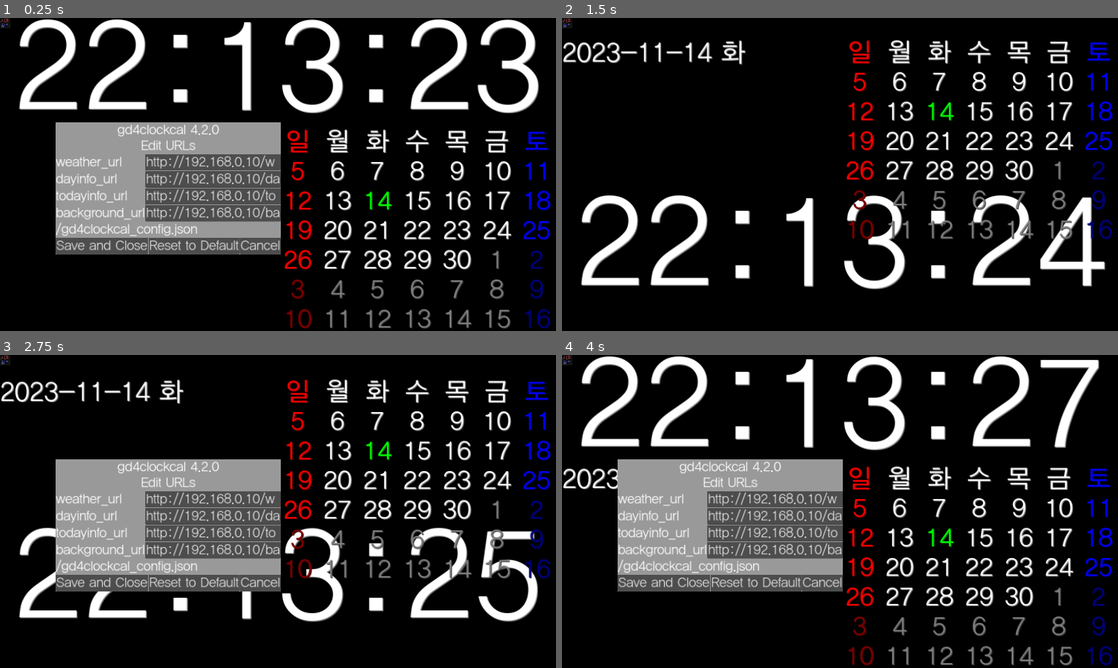
Above: before the commit, frames 1-4 (two rows, left to right).
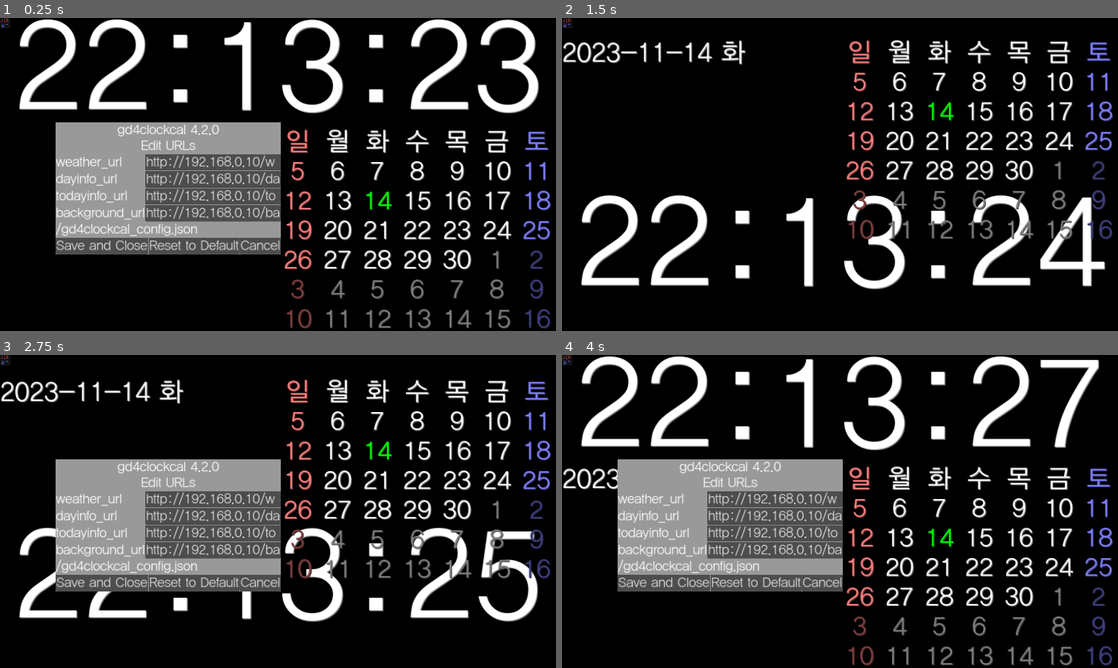
Above: after the commit, the same moments.

Repository: kasworld/gd4clockcal
Game: Godot game, scene res://main.tscn
Two runs of this game, one before a commit and one after it. Both use one fixed random seed, a clock stepped at 60 frames per second and the inputs below.
Inputs (mouse positions are in pixels of both pictures, inside the frame that each line leads up to):
- Up to frame 1 (0.25 s): no input
- Up to frame 2 (1.5 s): tap Enter at 0.5, 0.6, 1.35 s; move the mouse to (962, 158) at 0.52 s; hold Up 0.53-1.28 s; click (962, 158) at 0.67 s; tap Space at 0.77 s; move the mouse to (728, 190) at 1.27 s
- Up to frame 3 (2.75 s): tap Space at 1.52 s; move the mouse to (333, 442) at 2.02 s; hold Up from 2.03 s (still down); tap Enter at 2.1 s
- Up to frame 4 (4 s): move the mouse to (812, 574) at 2.77 s; tap Enter at 2.85, 3.6 s; click (812, 574) at 2.92 s; tap Space at 3.02, 3.77 s; move the mouse to (1006, 558) at 3.52 s; release Up at 3.53 s

The runs differ from the first frame. In frame 1, 1.4% of the frame differs, in the area x 51-100%, y 35-100%; in frame 2, 1.4%, in the area x 51-100%, y 7-71%; in frame 3, 1.4%; in frame 4, 1.4%.
Error in both runs: Attempt to call function 'store_line' in base 'null instance' on a null instance. (res://config.gd:29)

Commit message:
arrange color

Diff:
--- a/global.gd
+++ b/global.gd
@@ -5,13 +5,13 @@
 
 var colors_dark = {
 	weekday = [
-		Color.RED,  # sunday
+		Color.RED.lightened(0.5),  # sunday
 		Color.WHITE,  # monday
 		Color.WHITE,
 		Color.WHITE,
 		Color.WHITE,
 		Color.WHITE,
-		Color.BLUE,  # saturday
+		Color.BLUE.lightened(0.5),  # saturday
 	],
 	today = Color.GREEN,
 	timelabel = Color.WHITE,
@@ -29,7 +29,7 @@
 		Color.BLACK,
 		Color.BLUE,   # saturday
 	],
-	today = Color.GREEN,
+	today = Color.GREEN.darkened(0.5),
 	timelabel = Color.BLACK,
 	infolabel = Color.BLACK,
 	paneloption = Color.BLACK,
